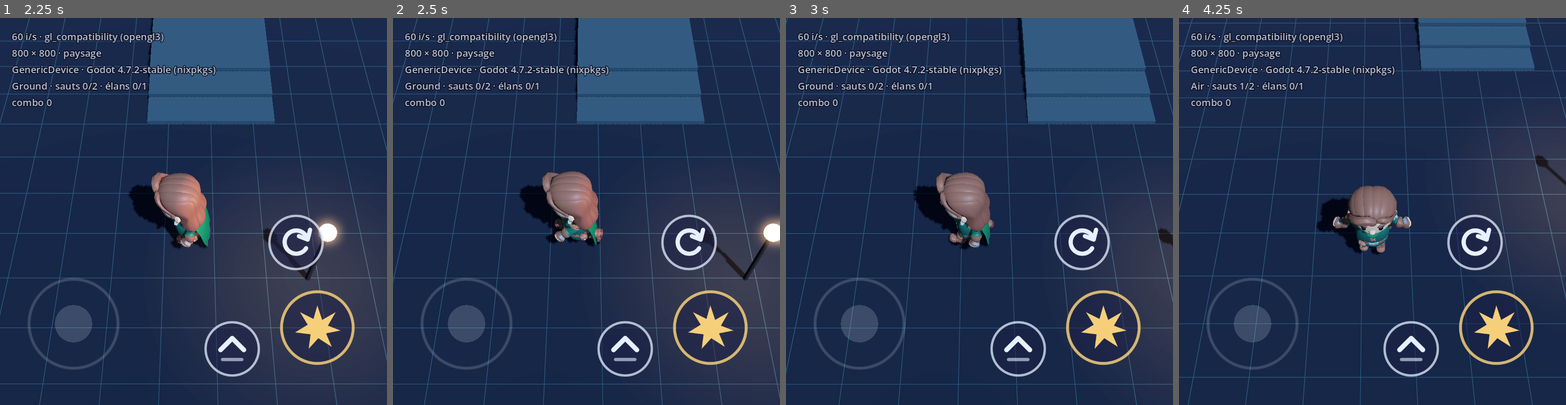
Above: before the commit, frames 1-4 (left to right).
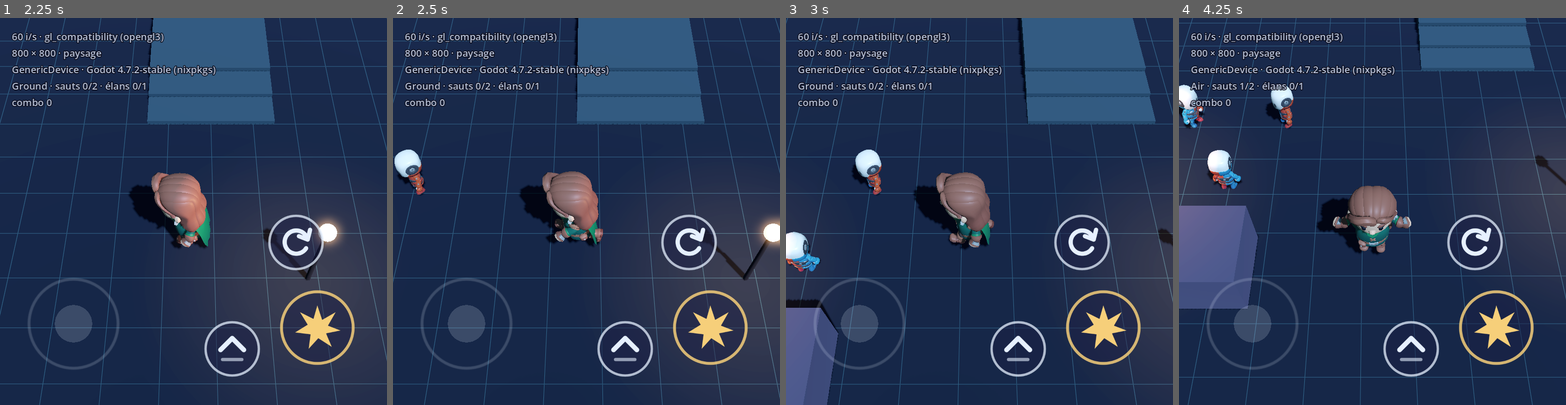
Above: after the commit, the same moments.

Repository: trygonome/Salto
Game: Godot game, scene res://scenes/levels/test_course.tscn
The game is run twice, just before and just after one commit, with the same random seed, the same clock (stepped at 60 frames per second) and the same inputs.
Inputs (mouse positions are in pixels of both pictures, inside the frame that each line leads up to):
- Up to frame 1 (2.25 s): tap Enter at 0.5 s; move the mouse to (174, 288) at 0.52 s; hold W (move_forward) 0.53-1.25 s; tap J (attack) at 0.6 s; click (174, 288) at 0.67 s; tap Space (jump) at 0.77 s; drag from (309, 269) to (174, 288) at 1.27 s; move the mouse to (77, 153) at 2.02 s; hold A (move_left) from 2.03 s (still down); hold Shift from 2.03 s (still down)
- Up to frame 2 (2.5 s): keep holding A (move_left); keep holding Shift
- Up to frame 3 (3 s): release A (move_left) at 2.75 s; release Shift at 2.75 s; drag from (998, 211) to (863, 153) at 2.77 s
- Up to frame 4 (4.25 s): move the mouse to (1314, 114) at 3.52 s; hold S (move_back) from 3.53 s (still down); tap Ctrl at 3.6 s; tap Space (jump) at 3.77 s

Frame 1 is identical in both runs. In frame 2, 0.6% of the frame differs, in the area x 0-9%, y 34-46%; in frame 3, 4.3%; in frame 4, 7.1%, in the area x 0-30%, y 17-76%.

Commit message:
Ajoute la zone d'entraînement au parcours (jalon 2)
Trois mannequins en triangle près du départ et un rocher pour tester le plongeon.
Version 0.2.0.

Co-Authored-By: Claude Opus 5.5 <noreply@anthropic.com>
Claude-Session: https://claude.ai/code/session_01FFXxWwJiVRKsEdnJhMJKq4

Diff:
--- a/project.godot
+++ b/project.godot
@@ -12,7 +12,7 @@
 
 config/name="Salto"
 config/description="Salto : la jungle muette. Action acrobatique et rythmique en 3D."
-config/version="0.1.0"
+config/version="0.2.0"
 run/main_scene="res://scenes/levels/test_course.tscn"
 config/features=PackedStringArray("4.7", "Mobile")
 boot_splash/bg_color=Color(0.06, 0.07, 0.17, 1)
--- a/scenes/levels/test_course.tscn
+++ b/scenes/levels/test_course.tscn
@@ -4,6 +4,7 @@
 [ext_resource type="Script" path="res://scripts/camera/camera_rig.gd" id="2_rig"]
 [ext_resource type="PackedScene" path="res://scenes/ui/touch_controls.tscn" id="3_touch"]
 [ext_resource type="PackedScene" path="res://scenes/ui/debug_overlay.tscn" id="4_debug"]
+[ext_resource type="PackedScene" path="res://scenes/enemies/training_dummy.tscn" id="5_dummy"]
 
 [sub_resource type="Environment" id="Environment_night"]
 background_mode = 1
@@ -246,6 +247,43 @@
 light_energy = 1.5
 omni_range = 4.0
 
+[node name="Dojo" type="Node3D" parent="."]
+
+[node name="Dummy1" parent="Dojo" instance=ExtResource("5_dummy")]
+position = Vector3(-6.00, 0, 0.80)
+rotation_degrees = Vector3(0, 180.0, 0)
+
+[node name="Dummy2" parent="Dojo" instance=ExtResource("5_dummy")]
+position = Vector3(-4.87, 0, -1.15)
+rotation_degrees = Vector3(0, -60.0, 0)
+
+[node name="Dummy3" parent="Dojo" instance=ExtResource("5_dummy")]
+position = Vector3(-7.13, 0, -1.15)
+rotation_degrees = Vector3(0, 60.0, 0)
+
+[node name="DiveRock" type="CSGBox3D" parent="Dojo"]
+position = Vector3(-6.0, 0.6, 2.9)
+use_collision = true
+size = Vector3(1.6, 1.2, 1.6)
+material = SubResource("Material_rock")
+
+[node name="LanternDojo" type="Node3D" parent="Dojo"]
+position = Vector3(-8.2, 0, 1.1)
+
+[node name="Pole" type="MeshInstance3D" parent="Dojo/LanternDojo"]
+position = Vector3(0, 0.8, 0)
+mesh = SubResource("CylinderMesh_pole")
+
+[node name="Glow" type="MeshInstance3D" parent="Dojo/LanternDojo"]
+position = Vector3(0, 1.72, 0)
+mesh = SubResource("SphereMesh_lantern")
+
+[node name="Light" type="OmniLight3D" parent="Dojo/LanternDojo"]
+position = Vector3(0, 1.72, 0)
+light_color = Color(1, 0.62, 0.3, 1)
+light_energy = 1.5
+omni_range = 4.0
+
 [node name="Hero" parent="." node_paths=PackedStringArray("joystick") instance=ExtResource("1_hero")]
 position = Vector3(0, 0, 2)
 joystick = NodePath("../TouchControls/Joystick")
Not shown, changed: export_presets.cfg
Not shown, changed: CLAUDE.md
